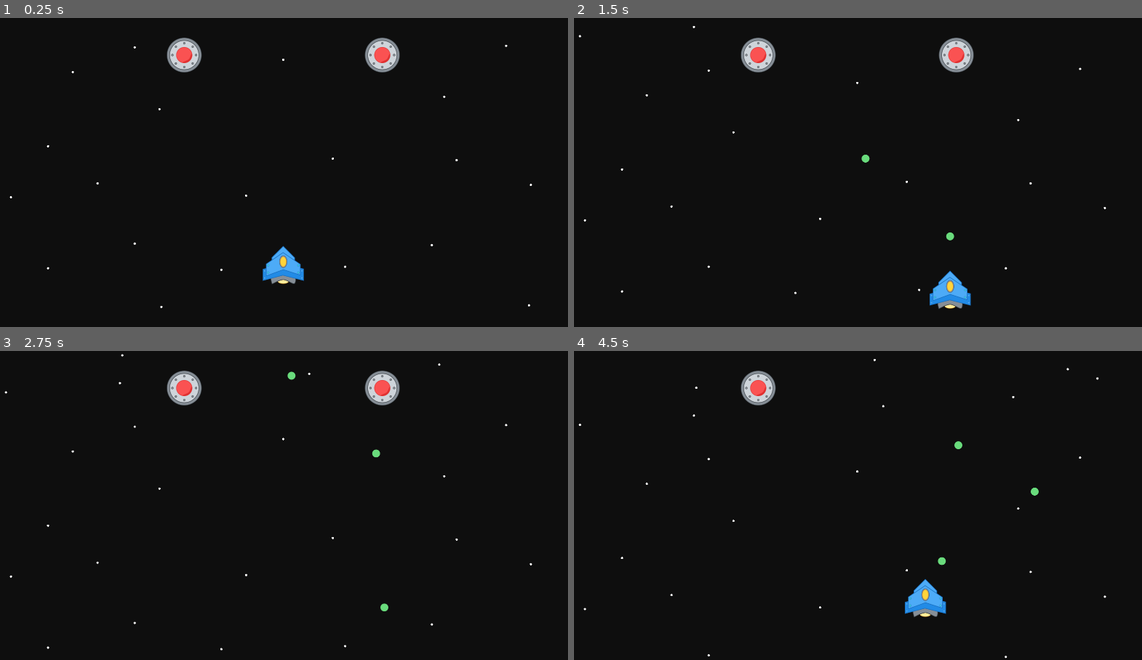
Above: before the commit, frames 1-4 (two rows, left to right).
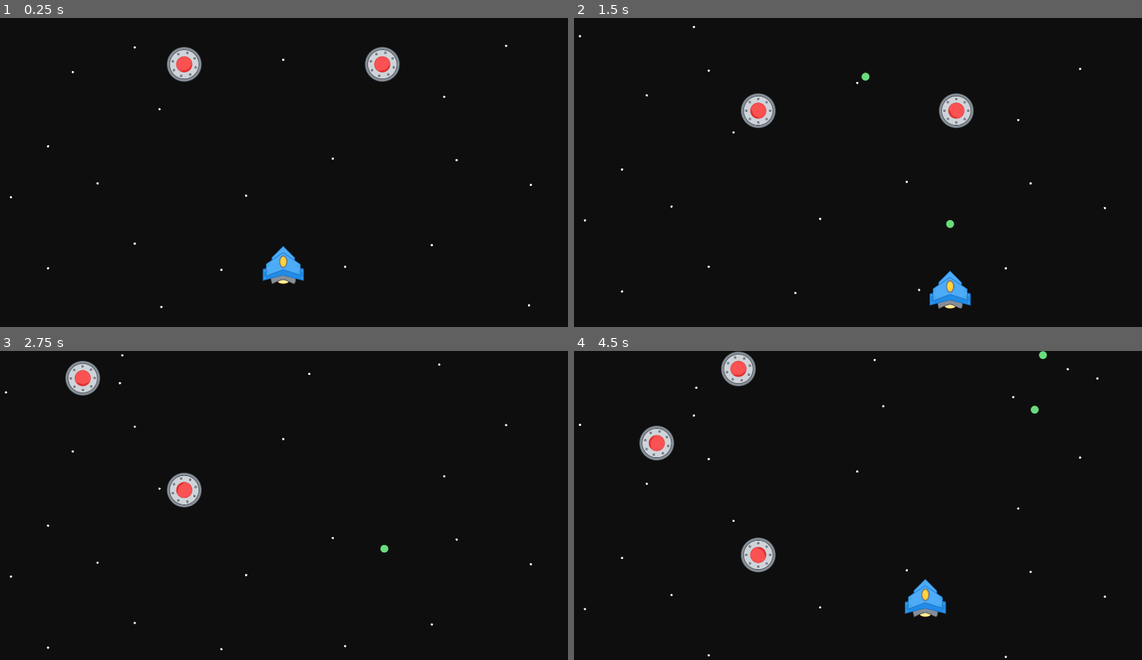
Above: after the commit, the same moments.

Repository: mromphf/nuke-ufos
Game: Godot game, scene res://scenes/main.tscn
Same seed, same stepped clock (60 frames per second), same inputs: the game is played once before the commit and once after it.
Inputs:
- Up to frame 1 (0.25 s): no input
- Up to frame 2 (1.5 s): hold D (move_right) 0.53-1.28 s; tap Space (fire) at 0.6, 1.35 s; hold S (move_down) from 1.28 s (still down)
- Up to frame 3 (2.75 s): release S (move_down) at 2.03 s; hold D (move_right) from 2.03 s (still down); tap Space (fire) at 2.1 s
- Up to frame 4 (4.5 s): release D (move_right) at 2.78 s; hold W (move_up) 2.78-3.53 s; tap Space (fire) at 2.85, 3.6, 4.35 s; hold Left (move_left) from 3.53 s (still down)

The runs differ from the first frame. In frame 1, 1.3% of the frame differs, in the area x 29-71%, y 6-21%; in frame 2, 2.3%; in frame 3, 2.3%, in the area x 11-71%, y 3-85%; in frame 4, 2.3%.

Commit message:
Spawner scene spawns ufo mobs.

Diff:
--- /dev/null
+++ b/enemy.gd
@@ -0,0 +1,3 @@
+extends Area2D
+
+class_name Enemy
--- a/scenes/main.tscn
+++ b/scenes/main.tscn
@@ -1,12 +1,15 @@
-[gd_scene load_steps=4 format=3 uid="uid://kd8jf0otlx4q"]
+[gd_scene load_steps=5 format=3 uid="uid://kd8jf0otlx4q"]
 
 [ext_resource type="PackedScene" uid="uid://04l32t5knkbw" path="res://scenes/player.tscn" id="1_ac4kw"]
+[ext_resource type="PackedScene" uid="uid://byhe20wnoej5m" path="res://scenes/spawner.tscn" id="2_fgw4o"]
 [ext_resource type="PackedScene" uid="uid://cglij72l41pr8" path="res://scenes/ufo.tscn" id="2_olvic"]
 [ext_resource type="PackedScene" uid="uid://cwf7tdma3ruh8" path="res://scenes/background.tscn" id="3_4ajvc"]
 
 [node name="Main" type="Node2D"]
 
 [node name="background" parent="." instance=ExtResource("3_4ajvc")]
+
+[node name="spawner" parent="." instance=ExtResource("2_fgw4o")]
 
 [node name="ufo" parent="." instance=ExtResource("2_olvic")]
 position = Vector2(1280, 120)
--- /dev/null
+++ b/scenes/spawner.gd
@@ -0,0 +1,11 @@
+extends Node2D
+
+@export var mob: PackedScene
+
+func _tick():
+	$Spawn/SpawnPoint.progress = randi()
+
+	var spawn = mob.instantiate()
+	spawn.position = $Spawn/SpawnPoint.position
+
+	get_parent().add_child(spawn)
--- /dev/null
+++ b/scenes/spawner.tscn
@@ -0,0 +1,25 @@
+[gd_scene load_steps=4 format=3 uid="uid://byhe20wnoej5m"]
+
+[ext_resource type="Script" path="res://scenes/spawner.gd" id="1_hgma3"]
+[ext_resource type="PackedScene" uid="uid://cglij72l41pr8" path="res://scenes/ufo.tscn" id="2_gmx3w"]
+
+[sub_resource type="Curve2D" id="Curve2D_sxpcc"]
+_data = {
+"points": PackedVector2Array(0, 0, 0, 0, 0, 0, 0, 0, 0, 0, 1880, 0)
+}
+point_count = 2
+
+[node name="spawner" type="Node2D"]
+script = ExtResource("1_hgma3")
+mob = ExtResource("2_gmx3w")
+
+[node name="Spawn" type="Path2D" parent="."]
+curve = SubResource("Curve2D_sxpcc")
+
+[node name="SpawnPoint" type="PathFollow2D" parent="Spawn"]
+
+[node name="Timer" type="Timer" parent="."]
+wait_time = 2.0
+autostart = true
+
+[connection signal="timeout" from="Timer" to="." method="_tick"]
--- a/scenes/ufo.tscn
+++ b/scenes/ufo.tscn
@@ -21,4 +21,9 @@
 stream = ExtResource("3_x5gb3")
 volume_db = -20.0
 
+[node name="Despawn" type="Timer" parent="."]
+wait_time = 2.0
+one_shot = true
+
 [connection signal="area_entered" from="." to="." method="_on_collide"]
+[connection signal="timeout" from="Despawn" to="." method="_despawn"]
--- a/scripts/laser.gd
+++ b/scripts/laser.gd
@@ -6,7 +6,7 @@
 	queue_free()
 
 func _process(_delta):
-	position += Vector2(0, -5)
+	position += Vector2(0, -10)
 	if position.y <= 0:
 		print("Goodbye!")
 		queue_free()
--- a/scripts/player.gd
+++ b/scripts/player.gd
@@ -9,7 +9,7 @@
 		var l = laser.instantiate()
 		l.global_position = $Gun.global_position
 		get_parent().add_child(l)
-		$Laser.play()
+		Soundboard.play($Laser)
 
 
 func _process(delta):
@@ -30,4 +30,5 @@
 	position += velocity * delta
 
 func _on_collide(_body):
-	print("Collision detected")
+	if _body is Enemy:
+		print("Collision with enemey")
--- /dev/null
+++ b/scripts/soundboard.gd
@@ -0,0 +1,6 @@
+extends Object
+
+class_name Soundboard
+
+static func play(sound: AudioStreamPlayer):
+	sound.play()
--- a/scripts/ufo.gd
+++ b/scripts/ufo.gd
@@ -1,4 +1,14 @@
-extends Area2D
+extends Enemy
+
+func _despawn():
+	queue_free()
+
+func _process(_delta):
+	rotate(PI / 180)
+	position += Vector2(0, 2)
 
 func _on_collide(_body):
-	queue_free()
+	if _body is Laser:
+		hide()
+		Soundboard.play($Boom)
+		$Despawn.start()
